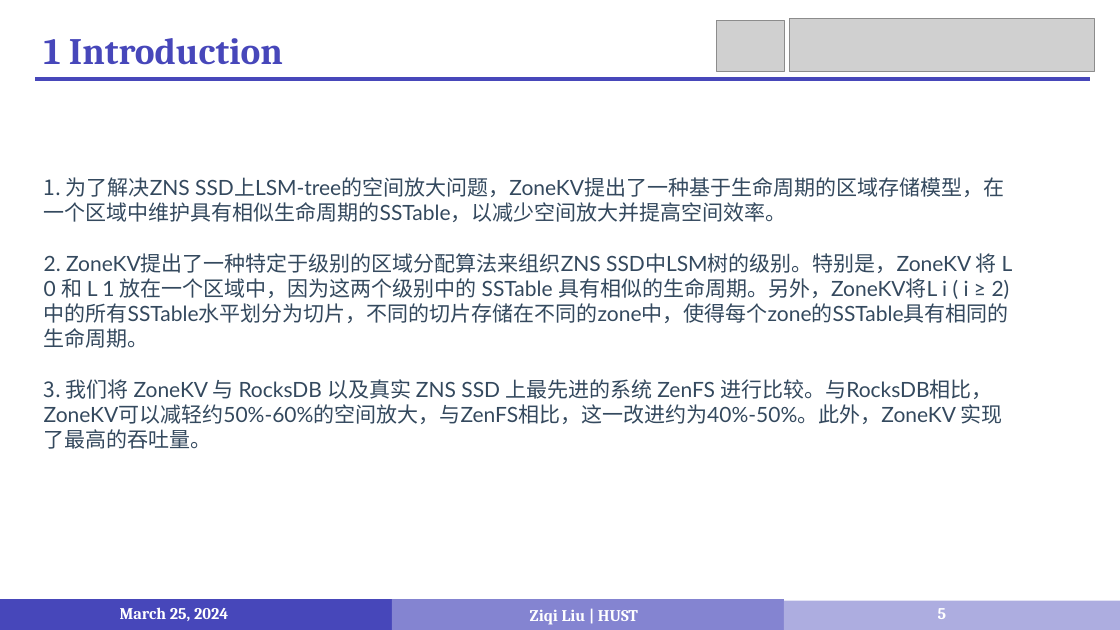
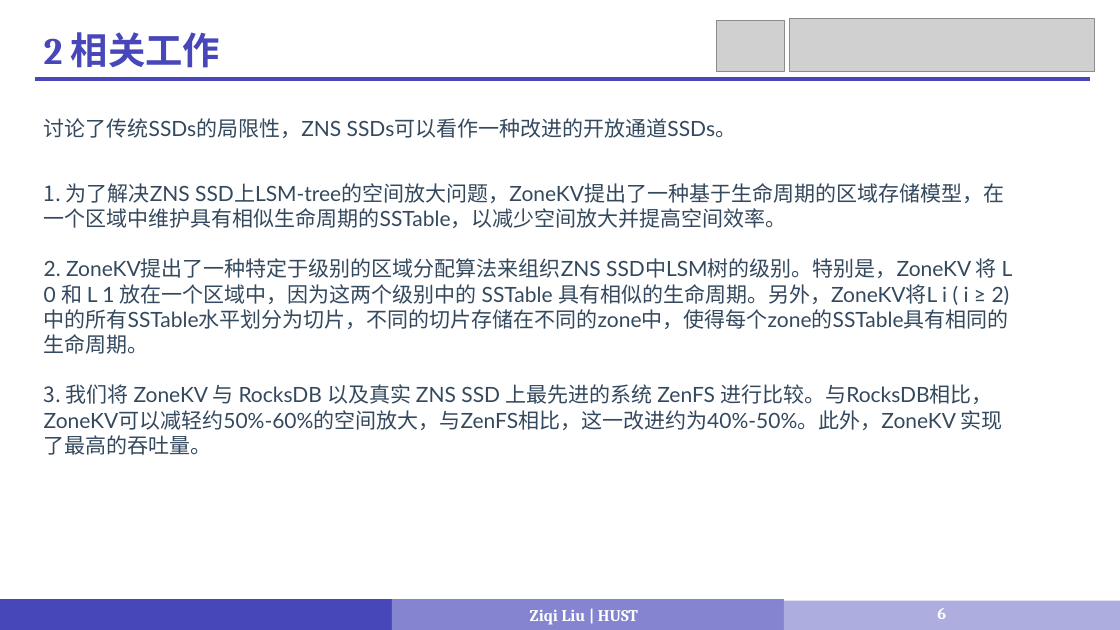
Before and after one commit to LiuziqiOvO/md, a slide deck: slide 6 of Paper/报告/5_ZoneKV .pptx (slide 5 before the commit). Drawn at 1120x630 pixels with LibreOffice and Linux fonts; fonts in the diff are those of the drawing; grey boxes stand for pictures. Boxes give left, top, right and bottom in pixels: in the first picture for what was removed or moved away, otherwise in the second. Text is boxed around its words. In the diff, an @@ line names an element or a change of style, - is before the commit and + after.

```diff
--- a/Paper/报告/5_ZoneKV .pptx
+++ b/Paper/报告/5_ZoneKV .pptx
@@ text at (x1=44, y1=32, x2=220, y2=68): text changed @@
-1 Introduction
+2 相关工作
@@ text "讨论了传统SSDs的局限性，ZNS SSDs可以看作一种改进的开放通道SSDs。" moved from (x1=44, y1=177, x2=1013, y2=449) to (x1=44, y1=118, x2=1013, y2=455) @@
@@ text at (x1=44, y1=118, x2=736, y2=138): paragraph added @@
+讨论了传统SSDs的局限性，ZNS SSDs可以看作一种改进的开放通道SSDs。
@@ text removed at (x1=120, y1=607, x2=228, y2=621) @@
-March 25, 2024
```
Also in this commit, not shown: 13 other slides changed, 7 slides added, 12 slides removed, 3 other files.
